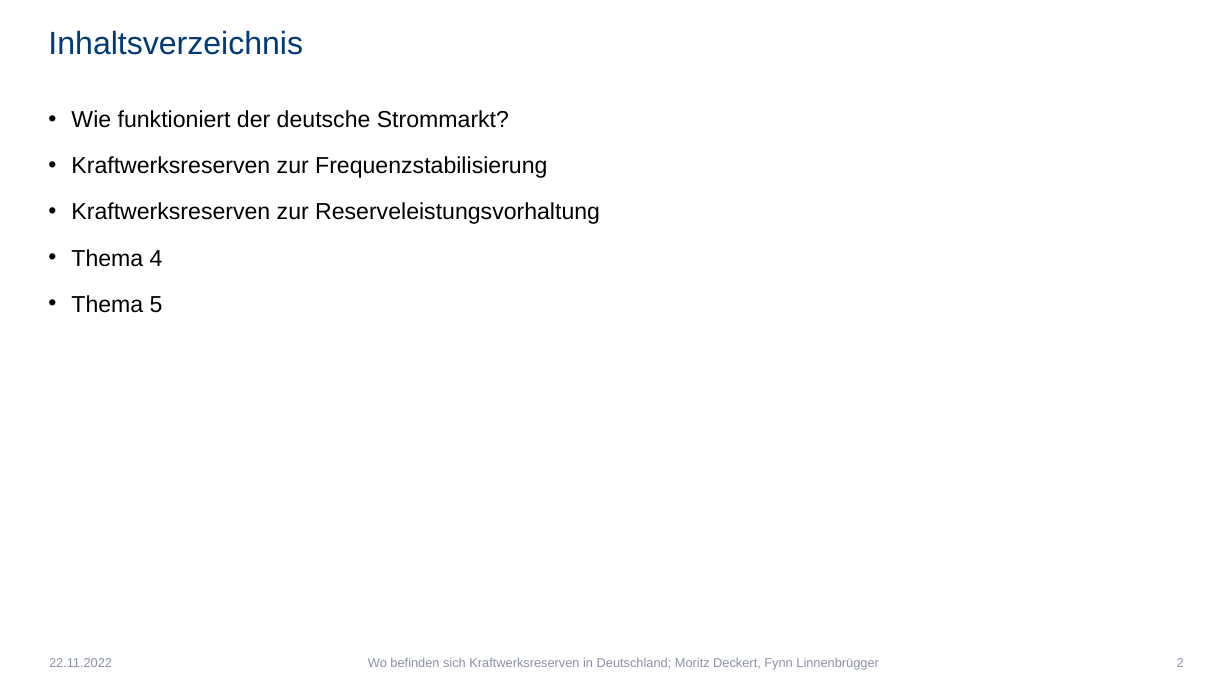
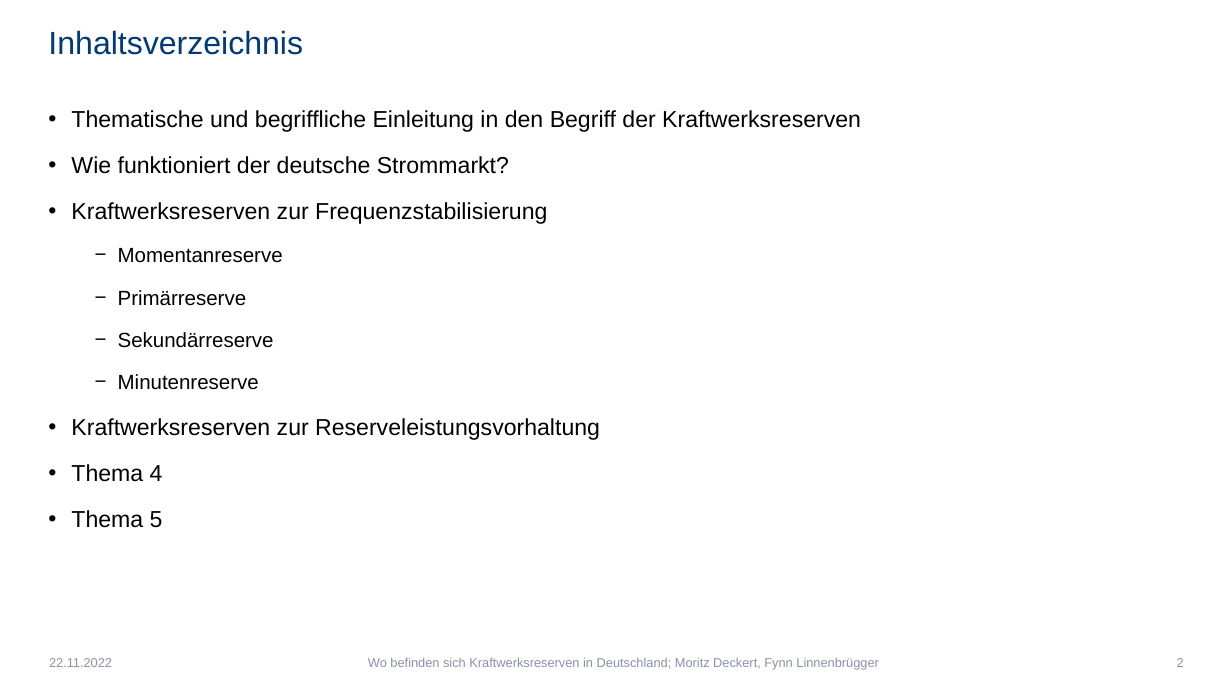
Before and after one commit to Febbyyyy/Regenerative-Energietechnik-Projekt, a slide deck: slide 2 of Präsentation - Wo befinden sich Kraftwerksreserven in Deutschland.pptx. Drawn at 1232x693 pixels with LibreOffice and Linux fonts; fonts in the diff are those of the drawing. Boxes give left, top, right and bottom in pixels: in the first picture for what was removed or moved away, otherwise in the second. Text is boxed around its words. In the diff, an @@ line names an element or a change of style, - is before the commit and + after.

```diff
--- a/Präsentation - Wo befinden sich Kraftwerksreserven in Deutschland.pptx
+++ b/Präsentation - Wo befinden sich Kraftwerksreserven in Deutschland.pptx
@@ text at [71,110,861,132]: paragraph added @@
+• Thematische und begriffliche Einleitung in den Begriff der Kraftwerksreserven
@@ text at [118,248,283,390]: paragraphs added @@
+  − Momentanreserve
+  − Primärreserve
+  − Sekundärreserve
+  − Minutenreserve
```
Also in this commit, not shown: 9 other slides changed, 1 slide added, 2 other files.
